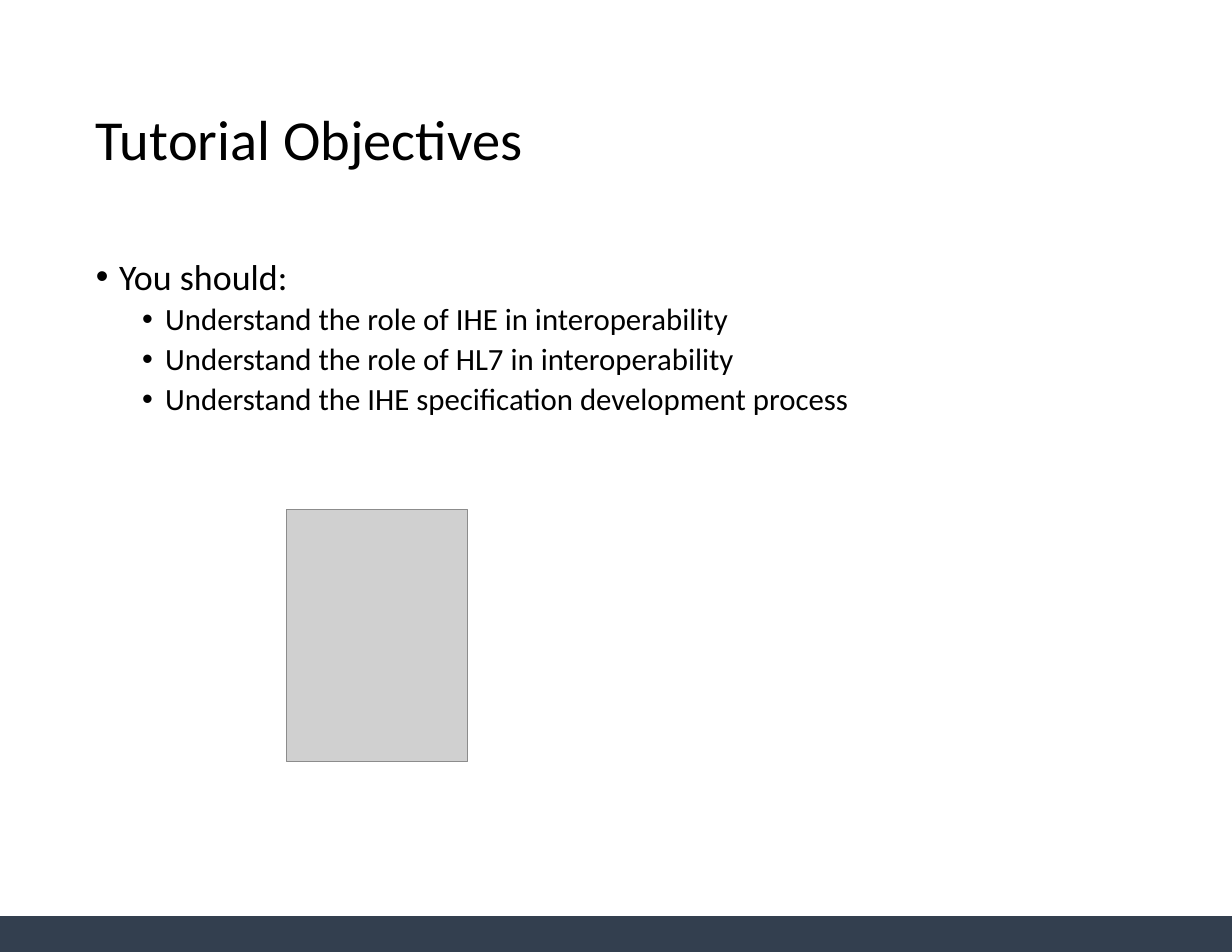
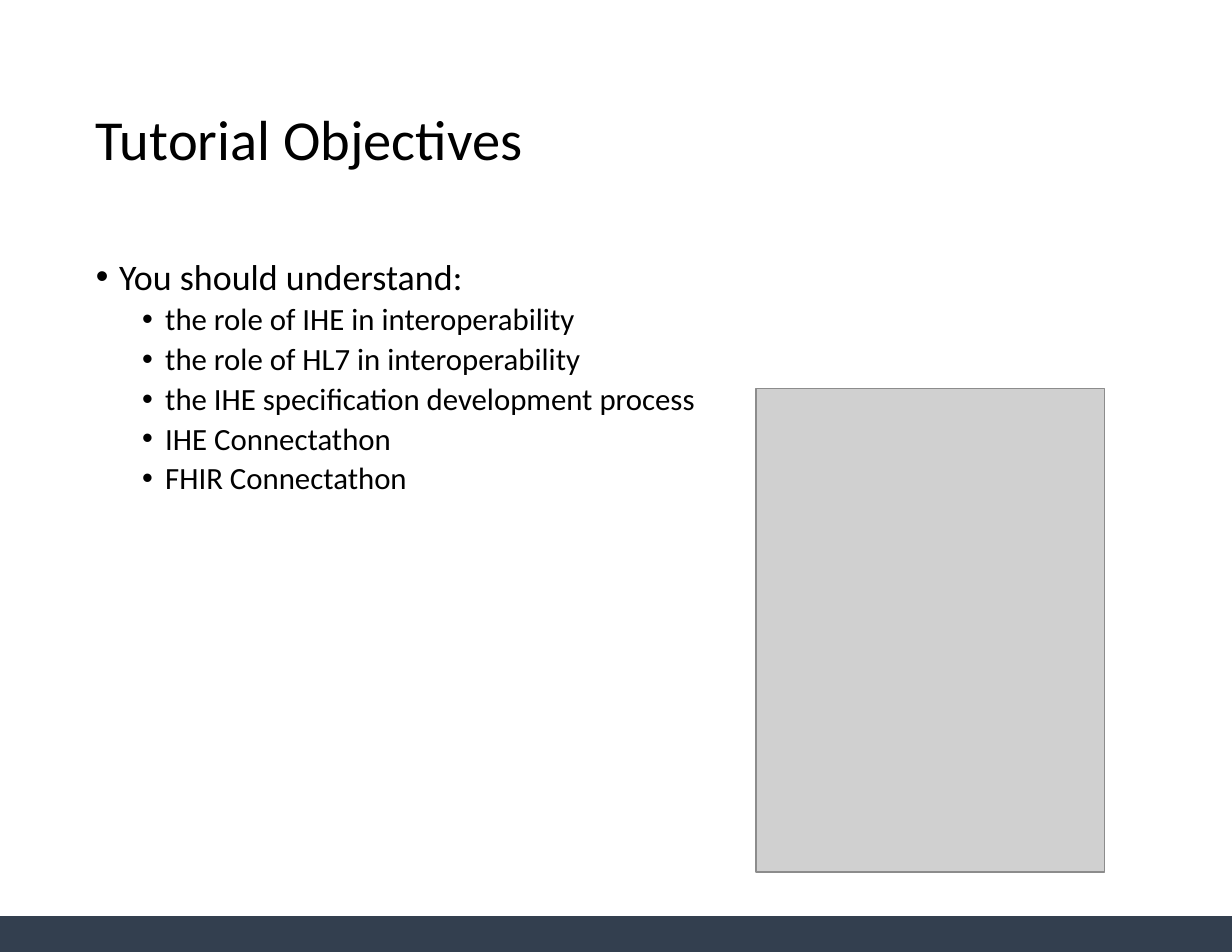
Before and after one commit to IHE/IT-Infrastructure, a slide deck: slide 2 of Presentations/IHE-and-HL7.pptx. Drawn at 1232x952 pixels with LibreOffice and Linux fonts; fonts in the diff are those of the drawing; grey boxes stand for pictures. Boxes give left, top, right and bottom in pixels: in the first picture for what was removed or moved away, otherwise in the second. Text is boxed around its words. In the diff, an @@ line names an element or a change of style, - is before the commit and + after.

Commit message:
updated IHE-and-HL7 presentation

```diff
--- a/Presentations/IHE-and-HL7.pptx
+++ b/Presentations/IHE-and-HL7.pptx
@@ text at (x1=119, y1=265, x2=695, y2=490): text changed @@
-• You should:
-  • Understand the role of IHE in interoperability
-  • Understand the role of HL7 in interoperability
-  • Understand the IHE specification development process
+• You should understand:
+  • the role of IHE in interoperability
+  • the role of HL7 in interoperability
+  • the IHE specification development process
+  • IHE Connectathon
+  • FHIR Connectathon
@@ picture resized from (x1=287, y1=510, x2=468, y2=762) to (x1=756, y1=389, x2=1104, y2=872) @@
```
Also in this commit, not shown: 1 other slide changed, 3 slides added.
